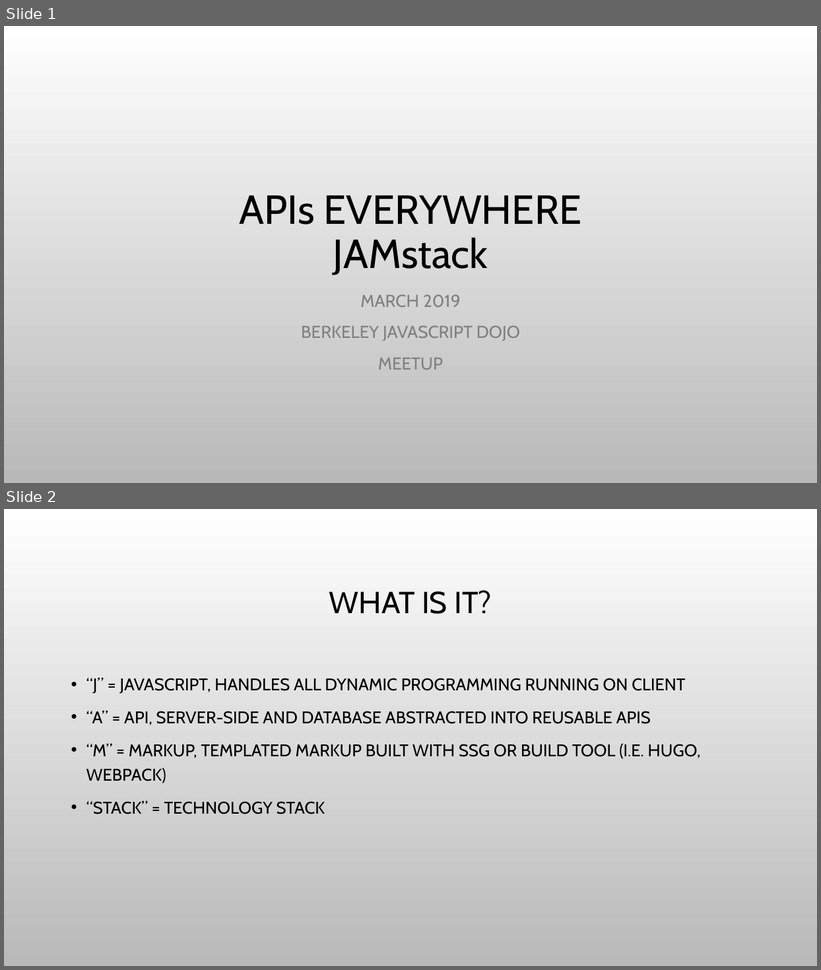
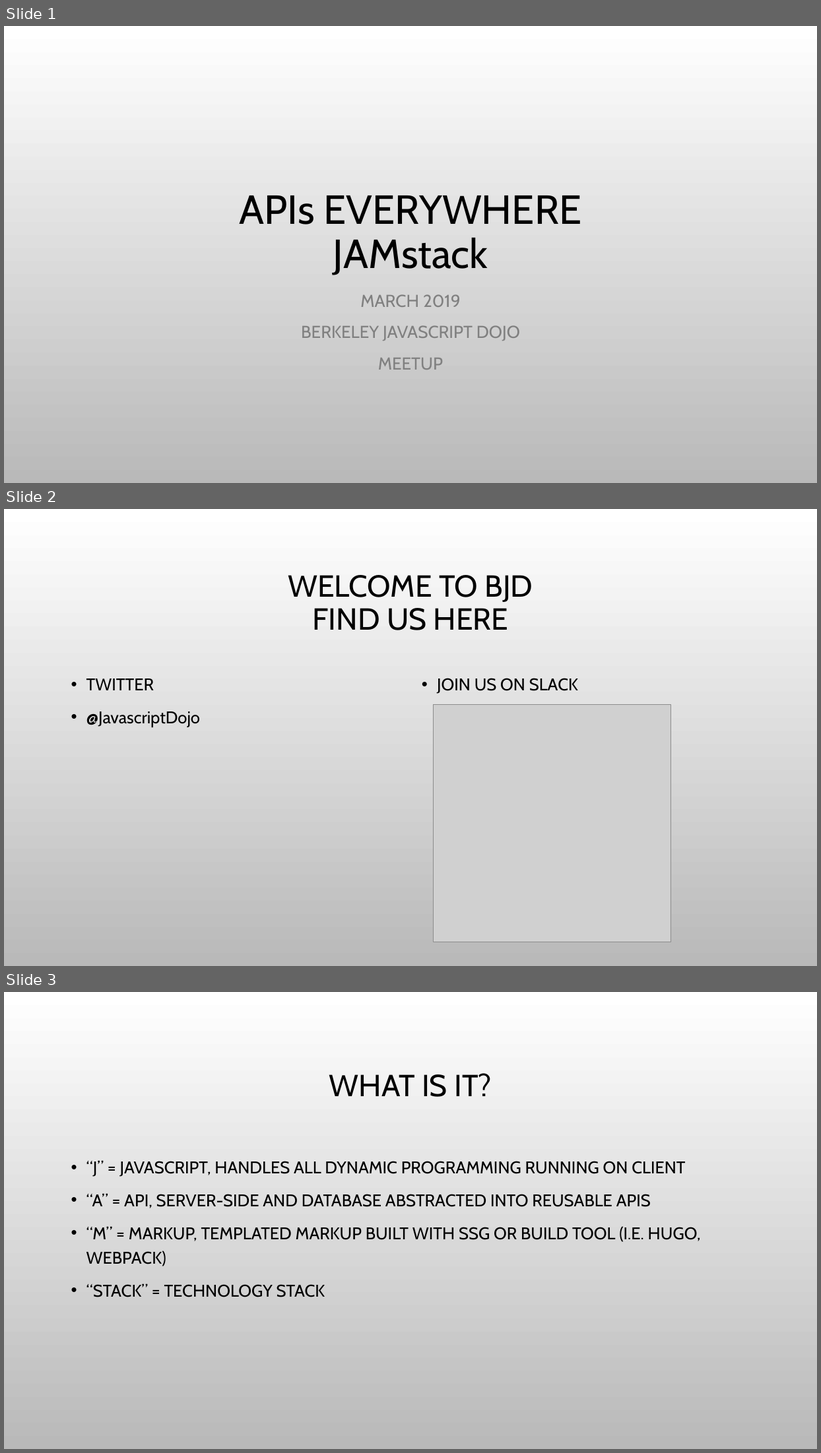
Before and after one commit to Trewaters/BerkeleyJsDojo, a slide deck: Meetings/Presentations/2019-03-16 APIs Everywhere.pptx. Shown one above the other, each under a label of ours: slides 1 and 2 before the commit, slides 1, 2 and 3 after it. The pictures are 821x970 and 821x1453 pixels, drawn with LibreOffice and Linux fonts; fonts in the diff are those of the drawing; grey boxes stand for pictures; background and template pictures are left out. Boxes give left, top, right and bottom in pixels: in the first picture for what was removed or moved away, otherwise in the second. Text is boxed around its words. In the diff, an @@ line names an element or a change of style, - is before the commit and + after.

Commit message:
UPDATE
added slide to presentation

```diff
--- a/Meetings/Presentations/2019-03-16 APIs Everywhere.pptx
+++ b/Meetings/Presentations/2019-03-16 APIs Everywhere.pptx
@@ slide 2 added at bbox=[4, 509, 817, 966], background picture (left out) @@
@@ title added at bbox=[288, 575, 533, 630], 36 pt, text #000000 @@
+WELCOME TO BJD
+FIND US HERE
@@ text added at bbox=[86, 679, 200, 727], 20 pt, text #000000 @@
+• TWITTER
+• @JavascriptDojo
@@ text added at bbox=[437, 678, 578, 694], 20 pt, text #000000 @@
+• JOIN US ON SLACK
@@ picture added at bbox=[434, 705, 671, 942] @@
@@ what was slide 2 is now slide 3 @@
```
